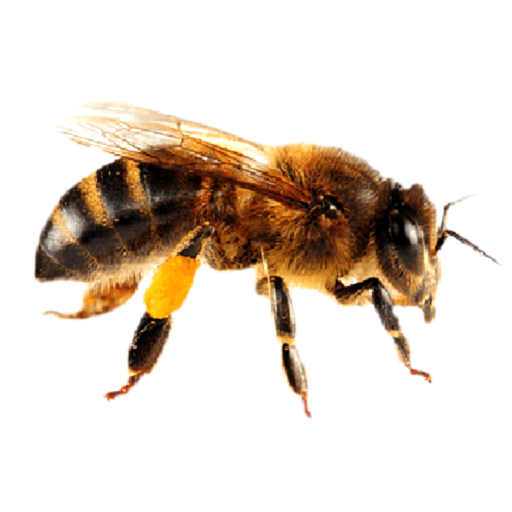
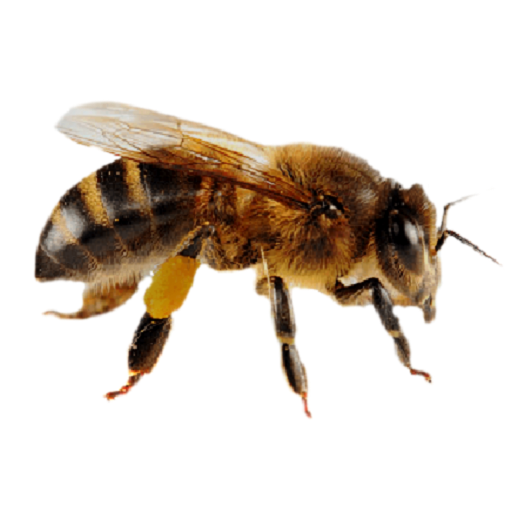
Comparing the layer stacks of the two 512x512 images. Changes:
added layer "Layer 2" (darken) above "Layer 1" over (34, 100, 500, 416)
